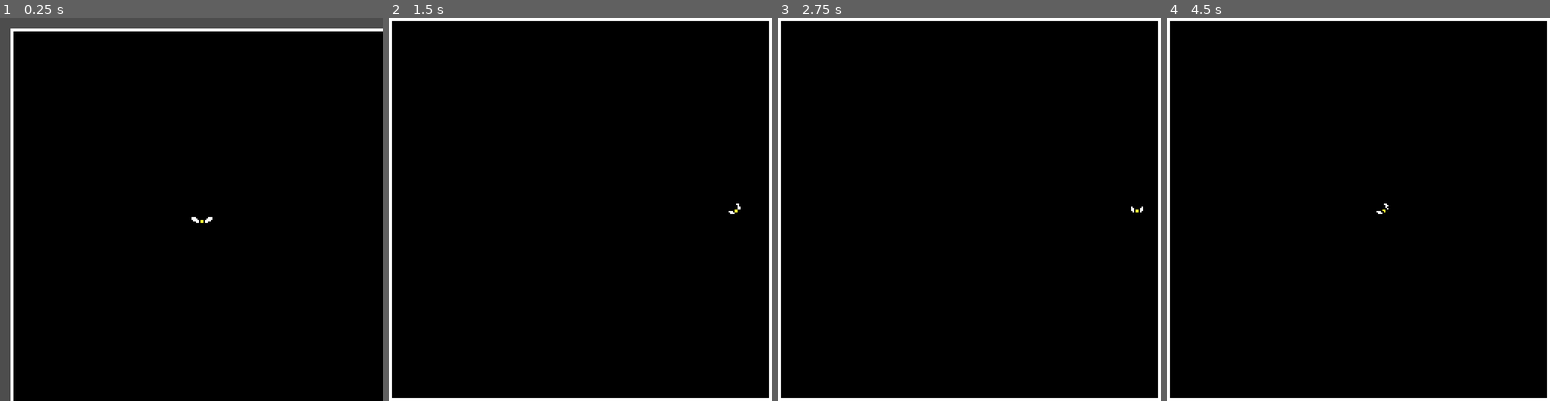
Above: before the commit, frames 1-4 (left to right).
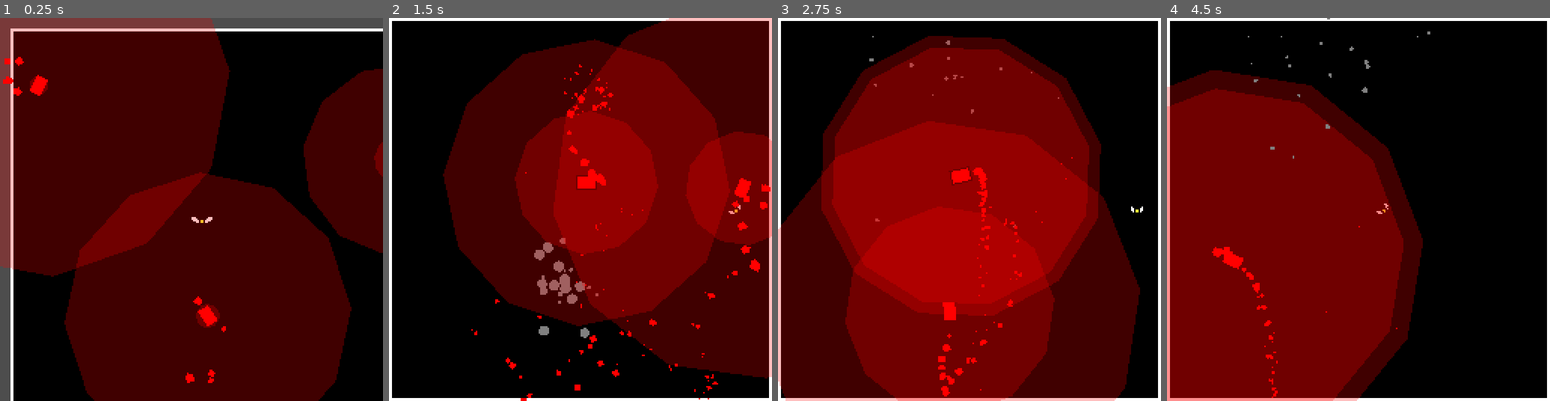
Above: after the commit, the same moments.

Repository: Ayabee527/mini-jam-164-destruction
Game: Godot game, scene res://main/main.tscn
The game is run twice, just before and just after one commit, with the same random seed, the same clock (stepped at 60 frames per second) and the same inputs.
Inputs (mouse positions are in pixels of both pictures, inside the frame that each line leads up to):
- Up to frame 1 (0.25 s): no input
- Up to frame 2 (1.5 s): tap Enter at 0.5 s; move the mouse to (664, 190) at 0.52 s; hold D (move_right) 0.53-1.25 s; tap Space (dash) at 0.6 s; click (664, 190) at 0.67 s; drag from (503, 228) to (756, 209) at 1.27 s
- Up to frame 3 (2.75 s): move the mouse to (1007, 125) at 2.02 s; hold D (move_right) from 2.03 s (still down); tap Delete at 2.1 s
- Up to frame 4 (4.5 s): release D (move_right) at 2.75 s; drag from (1339, 286) to (1243, 152) at 2.77 s; move the mouse to (1473, 266) at 3.52 s; hold A (move_left) 3.53-4.25 s; tap Enter at 3.6 s; drag from (1243, 152) to (1427, 209) at 4.27 s

The runs differ from the first frame. In frame 1, 75% of the frame differs, in the area x 0-100%, y 0-100%; in frame 2, 63%; in frame 3, 73%; in frame 4, 49%.

Commit message:
dynamite!

Diff:
--- /dev/null
+++ b/game/attacks/dynamite/dynamite.gd
@@ -0,0 +1,39 @@
+class_name DynamiteAttack
+extends RigidBody2D
+
+@export var speed: float = 256.0
+@export var fuse_time: float = 1.0
+@export var radius: float = 64.0
+
+@export_group("Inner Dependencies")
+@export var sprite: Sprite2D
+@export var smoke: GPUParticles2D
+@export var coll_shape: CollisionShape2D
+@export var explosion: ExplosionAttack
+
+func _ready() -> void:
+	explosion.radius = radius
+	explosion.fuse_time = fuse_time
+	explosion.prepare()
+	explosion.start_fuse()
+
+	apply_central_impulse(
+		Vector2.from_angle(global_rotation)
+		* speed
+	)
+	angular_velocity = randf_range(-90.0, 90.0)
+	print(angular_velocity)
+
+
+func _on_explosion_exploded() -> void:
+	set_deferred("freeze", true)
+	sprite.hide()
+	smoke.emitting = false
+
+
+func _on_explosion_tree_exited() -> void:
+	queue_free()
+
+
+func _on_collide_timer_timeout() -> void:
+	coll_shape.set_deferred("disabled", false)
--- /dev/null
+++ b/game/attacks/dynamite/dynamite.tscn
@@ -0,0 +1,72 @@
+[gd_scene load_steps=9 format=3 uid="uid://dbnssgxxh071g"]
+
+[ext_resource type="Texture2D" uid="uid://ip50w2ytqio3" path="res://assets/textures/dynamite.png" id="1_g1q5m"]
+[ext_resource type="Script" path="res://attacks/dynamite/dynamite.gd" id="1_xwsa3"]
+[ext_resource type="PackedScene" uid="uid://duubih8cq0i7o" path="res://attacks/explosion/explosion.tscn" id="4_7adaa"]
+
+[sub_resource type="PhysicsMaterial" id="PhysicsMaterial_ilwns"]
+bounce = 0.9
+
+[sub_resource type="CircleShape2D" id="CircleShape2D_ywwki"]
+radius = 4.0
+
+[sub_resource type="Curve" id="Curve_644md"]
+_data = [Vector2(0, 1), 0.0, 0.0, 0, 0, Vector2(1, 0), 0.0, 0.0, 0, 0]
+point_count = 2
+
+[sub_resource type="CurveTexture" id="CurveTexture_ldoyn"]
+curve = SubResource("Curve_644md")
+
+[sub_resource type="ParticleProcessMaterial" id="ParticleProcessMaterial_8rnyr"]
+particle_flag_disable_z = true
+emission_shape = 1
+emission_sphere_radius = 2.0
+angle_min = 1.07288e-05
+angle_max = 360.0
+spread = 180.0
+initial_velocity_max = 10.0
+angular_velocity_min = -720.0
+angular_velocity_max = 720.0
+gravity = Vector3(0, -19.6, 0)
+scale_min = 0.5
+scale_max = 5.0
+scale_curve = SubResource("CurveTexture_ldoyn")
+color = Color(1, 0, 0, 1)
+
+[node name="Dynamite" type="RigidBody2D" node_paths=PackedStringArray("sprite", "smoke", "coll_shape", "explosion")]
+collision_layer = 2
+mass = 0.25
+physics_material_override = SubResource("PhysicsMaterial_ilwns")
+gravity_scale = 0.5
+contact_monitor = true
+max_contacts_reported = 4
+script = ExtResource("1_xwsa3")
+sprite = NodePath("Sprite2D")
+smoke = NodePath("Fuse/Smoke")
+coll_shape = NodePath("CollisionShape2D")
+explosion = NodePath("Explosion")
+
+[node name="Sprite2D" type="Sprite2D" parent="."]
+texture = ExtResource("1_g1q5m")
+
+[node name="CollisionShape2D" type="CollisionShape2D" parent="."]
+shape = SubResource("CircleShape2D_ywwki")
+disabled = true
+
+[node name="Fuse" type="Marker2D" parent="."]
+position = Vector2(12, 0)
+
+[node name="Smoke" type="GPUParticles2D" parent="Fuse"]
+amount = 100
+process_material = SubResource("ParticleProcessMaterial_8rnyr")
+
+[node name="Explosion" parent="." instance=ExtResource("4_7adaa")]
+autostart = false
+
+[node name="CollideTimer" type="Timer" parent="."]
+one_shot = true
+autostart = true
+
+[connection signal="exploded" from="Explosion" to="." method="_on_explosion_exploded"]
+[connection signal="tree_exited" from="Explosion" to="." method="_on_explosion_tree_exited"]
+[connection signal="timeout" from="CollideTimer" to="." method="_on_collide_timer_timeout"]
--- /dev/null
+++ b/game/attacks/explosion/explosion.gd
@@ -0,0 +1,105 @@
+class_name ExplosionAttack
+extends Node2D
+
+signal exploded()
+
+@export var autostart: bool = true
+@export var color: Color = Color.RED
+@export var radius: float = 64.0
+@export var fuse_time: float = 1.0
+@export var damage: int = 1
+@export var invinc_time: float = 0.5
+@export var knockback: float = 512
+
+@export_group("Inner Dependencies")
+@export var preview: Polygon2D
+@export var progress: Polygon2D
+@export var shape: Polygon2D
+@export var explode_timer: Timer
+@export var hitbox: Hitbox
+@export var coll_shape: CollisionShape2D
+@export var debri: GPUParticles2D
+@export var smoke: GPUParticles2D
+
+var boomed: bool = false
+
+func _ready() -> void:
+	prepare()
+	if autostart:
+		start_fuse()
+
+func prepare() -> void:
+	hitbox.damage = damage
+	hitbox.invinc_time = invinc_time
+	hitbox.knockback_strength = knockback
+
+	progress.color = color
+	preview.color = color
+	shape.color = color
+
+	debri.modulate = color
+
+	var detail: int = 12
+	var draw_points := PackedVector2Array()
+	for i: int in range(detail):
+		var ang = (float(i) / detail) * TAU
+		var point = Vector2.from_angle(ang) * radius
+		draw_points.append(point)
+
+	preview.polygon = draw_points
+	progress.polygon = draw_points
+	shape.polygon = draw_points
+
+	progress.scale = Vector2.ZERO
+	shape.scale = Vector2.ZERO
+
+	var col_shape := CircleShape2D.new()
+	col_shape.radius = radius
+	coll_shape.shape = col_shape
+
+func start_fuse() -> void:
+	if fuse_time <= 0.0:
+		explode()
+		return
+
+	explode_timer.start(fuse_time)
+	var progress_tween = create_tween()
+	progress_tween.tween_property(
+		progress, "scale",
+		Vector2.ONE, fuse_time
+	).from(Vector2.ZERO)
+
+func explode() -> void:
+	if boomed:
+		return
+
+	MainCam.shake(20, 10, 5)
+	boomed = true
+	explode_timer.stop()
+	coll_shape.set_deferred("disabled", false)
+	preview.hide()
+	progress.hide()
+
+	exploded.emit()
+
+	debri.restart()
+	smoke.restart()
+
+	var fade_time: float = 0.5
+	var tween = create_tween().set_ease(Tween.EASE_IN_OUT).set_trans(Tween.TRANS_CUBIC)
+	tween.set_parallel()
+	tween.tween_property(
+		shape, "scale",
+		Vector2.ZERO, fade_time
+	).from(Vector2.ONE)
+	tween.tween_property(
+		hitbox, "scale",
+		Vector2.ZERO, fade_time
+	).from(Vector2.ONE)
+	tween.play()
+	await smoke.finished
+	coll_shape.set_deferred("disabled", true)
+	queue_free()
+
+func _on_explode_timer_timeout() -> void:
+	explode()
--- /dev/null
+++ b/game/attacks/explosion/explosion.tscn
@@ -0,0 +1,99 @@
+[gd_scene load_steps=10 format=3 uid="uid://duubih8cq0i7o"]
+
+[ext_resource type="Script" path="res://attacks/explosion/explosion.gd" id="1_mibby"]
+[ext_resource type="PackedScene" uid="uid://bd83v7x2q3o7f" path="res://components/hitbox/hitbox.tscn" id="2_os6kv"]
+[ext_resource type="Texture2D" uid="uid://dxgroo4ufn7ac" path="res://assets/textures/circle.png" id="3_gfn64"]
+
+[sub_resource type="Curve" id="Curve_q0juo"]
+_data = [Vector2(0, 1), 0.0, 0.0, 0, 0, Vector2(1, 0), 0.0, 0.0, 0, 0]
+point_count = 2
+
+[sub_resource type="CurveTexture" id="CurveTexture_ppbwf"]
+curve = SubResource("Curve_q0juo")
+
+[sub_resource type="ParticleProcessMaterial" id="ParticleProcessMaterial_fpq4l"]
+particle_flag_align_y = true
+particle_flag_disable_z = true
+angle_min = 1.07288e-05
+angle_max = 360.0
+spread = 180.0
+initial_velocity_min = 32.0
+initial_velocity_max = 128.0
+angular_velocity_min = -720.0
+angular_velocity_max = 720.0
+gravity = Vector3(0, 98, 0)
+scale_min = 0.5
+scale_max = 5.0
+scale_curve = SubResource("CurveTexture_ppbwf")
+
+[sub_resource type="Curve" id="Curve_b4yes"]
+_data = [Vector2(0, 1), 0.0, 0.0, 0, 0, Vector2(1, 0), 0.0, 0.0, 0, 0]
+point_count = 2
+
+[sub_resource type="CurveTexture" id="CurveTexture_n14s0"]
+curve = SubResource("Curve_b4yes")
+
+[sub_resource type="ParticleProcessMaterial" id="ParticleProcessMaterial_0ijio"]
+particle_flag_disable_z = true
+angle_min = 1.07288e-05
+angle_max = 360.0
+spread = 180.0
+initial_velocity_max = 64.0
+angular_velocity_min = -720.0
+angular_velocity_max = 720.0
+gravity = Vector3(0, -98, 0)
+scale_min = 0.1
+scale_max = 0.5
+scale_curve = SubResource("CurveTexture_n14s0")
+color = Color(0.501961, 0.501961, 0.501961, 1)
+
+[node name="Explosion" type="Node2D" node_paths=PackedStringArray("preview", "progress", "shape", "explode_timer", "hitbox", "coll_shape", "debri", "smoke")]
+script = ExtResource("1_mibby")
+preview = NodePath("Preview")
+progress = NodePath("Progress")
+shape = NodePath("Shape")
+explode_timer = NodePath("ExplodeTimer")
+hitbox = NodePath("Hitbox")
+coll_shape = NodePath("Hitbox/CollisionShape2D")
+debri = NodePath("Debri")
+smoke = NodePath("Smoke")
+
+[node name="Preview" type="Polygon2D" parent="."]
+modulate = Color(1, 1, 1, 0.25098)
+
+[node name="Progress" type="Polygon2D" parent="."]
+modulate = Color(1, 1, 1, 0.25098)
+
+[node name="Debri" type="GPUParticles2D" parent="."]
+emitting = false
+amount = 25
+process_material = SubResource("ParticleProcessMaterial_fpq4l")
+lifetime = 2.0
+one_shot = true
+explosiveness = 1.0
+randomness = 1.0
+
+[node name="Smoke" type="GPUParticles2D" parent="."]
+emitting = false
+amount = 25
+process_material = SubResource("ParticleProcessMaterial_0ijio")
+texture = ExtResource("3_gfn64")
+lifetime = 3.0
+one_shot = true
+explosiveness = 1.0
+randomness = 1.0
+
+[node name="Shape" type="Polygon2D" parent="."]
+
+[node name="ExplodeTimer" type="Timer" parent="."]
+one_shot = true
+
+[node name="Hitbox" parent="." instance=ExtResource("2_os6kv")]
+collision_layer = 64
+collision_mask = 12
+knockback_strength = 512.0
+
+[node name="CollisionShape2D" type="CollisionShape2D" parent="Hitbox"]
+disabled = true
+
+[connection signal="timeout" from="ExplodeTimer" to="." method="_on_explode_timer_timeout"]
--- /dev/null
+++ b/game/main/main.gd
@@ -0,0 +1,5 @@
+extends Node2D
+
+func _process(delta: float) -> void:
+	if Input.is_action_just_pressed("restart") and OS.is_debug_build():
+		get_tree().reload_current_scene()
--- a/game/main/main.tscn
+++ b/game/main/main.tscn
@@ -1,6 +1,8 @@
-[gd_scene load_steps=7 format=3 uid="uid://b6ahsribm845m"]
+[gd_scene load_steps=9 format=3 uid="uid://b6ahsribm845m"]
 
+[ext_resource type="Script" path="res://main/main.gd" id="1_pvali"]
 [ext_resource type="PackedScene" uid="uid://odt57hhqfyyb" path="res://player/player.tscn" id="1_y8kpo"]
+[ext_resource type="PackedScene" uid="uid://dbnssgxxh071g" path="res://attacks/dynamite/dynamite.tscn" id="2_831yv"]
 
 [sub_resource type="StyleBoxFlat" id="StyleBoxFlat_w4qp0"]
 bg_color = Color(0, 0, 0, 1)
@@ -22,6 +24,7 @@
 [sub_resource type="WorldBoundaryShape2D" id="WorldBoundaryShape2D_6xlnr"]
 
 [node name="Main" type="Node2D"]
+script = ExtResource("1_pvali")
 
 [node name="BG" type="PanelContainer" parent="."]
 custom_minimum_size = Vector2(256, 256)
@@ -57,3 +60,19 @@
 
 [node name="Player" parent="." instance=ExtResource("1_y8kpo")]
 position = Vector2(128, 128)
+
+[node name="Dynamite" parent="." instance=ExtResource("2_831yv")]
+position = Vector2(304, 112)
+rotation = -2.43473
+
+[node name="Dynamite2" parent="." instance=ExtResource("2_831yv")]
+position = Vector2(-40, 24)
+fuse_time = 5.0
+radius = 128.0
+
+[node name="Dynamite3" parent="." instance=ExtResource("2_831yv")]
+position = Vector2(132, 296)
+rotation = -1.5708
+speed = 512.0
+fuse_time = 3.0
+radius = 96.0
--- a/game/player/player.gd
+++ b/game/player/player.gd
@@ -36,3 +36,9 @@
 
 func _on_body_entered(body: Node) -> void:
 	pass
+
+
+func _on_hurtbox_knocked_back(knockback: Vector2) -> void:
+	apply_central_impulse(
+		knockback
+	)
--- a/game/player/player.tscn
+++ b/game/player/player.tscn
@@ -101,12 +101,14 @@
 [node name="CollisionShape2D" type="CollisionShape2D" parent="."]
 shape = SubResource("CircleShape2D_xuwl3")
 
-[node name="Hurtbox" parent="." instance=ExtResource("8_jofnb")]
+[node name="Hurtbox" parent="." node_paths=PackedStringArray("health") instance=ExtResource("8_jofnb")]
 collision_layer = 4
 collision_mask = 96
+health = NodePath("../Health")
 
 [node name="CollisionShape2D" type="CollisionShape2D" parent="Hurtbox"]
 shape = SubResource("CircleShape2D_43nnt")
 
 [connection signal="body_entered" from="." to="." method="_on_body_entered"]
 [connection signal="timeout" from="StateMachine/Dash/DashTimer" to="StateMachine/Dash" method="_on_dash_timer_timeout"]
+[connection signal="knocked_back" from="Hurtbox" to="." method="_on_hurtbox_knocked_back"]
--- a/game/project.godot
+++ b/game/project.godot
@@ -37,6 +37,7 @@
 folder_colors={
 "res://addons/": "gray",
 "res://assets/": "purple",
+"res://attacks/": "red",
 "res://autoloads/": "yellow",
 "res://components/": "yellow",
 "res://player/": "teal"
@@ -69,6 +70,11 @@
 "events": [Object(InputEventKey,"resource_local_to_scene":false,"resource_name":"","device":-1,"window_id":0,"alt_press …(192 unchanged characters)…
 ]
 }
+restart={
+"deadzone": 0.5,
+"events": [Object(InputEventKey,"resource_local_to_scene":false,"resource_name":"","device":-1,"window_id":0,"alt_pressed":false,"shift_pressed":true,"ctrl_pressed":false,"meta_pressed":false,"pressed":false,"keycode":0,"physical_keycode":4194305,"key_label":0,"unicode":0,"location":0,"echo":false,"script":null)
+]
+}
 
 [layer_names]
 
Binary file added: game/assets/textures/circle.png
Not shown, added: game/assets/textures/circle.png.import
Binary file added: game/assets/textures/dynamite.png
Not shown, added: game/assets/textures/dynamite.png.import
